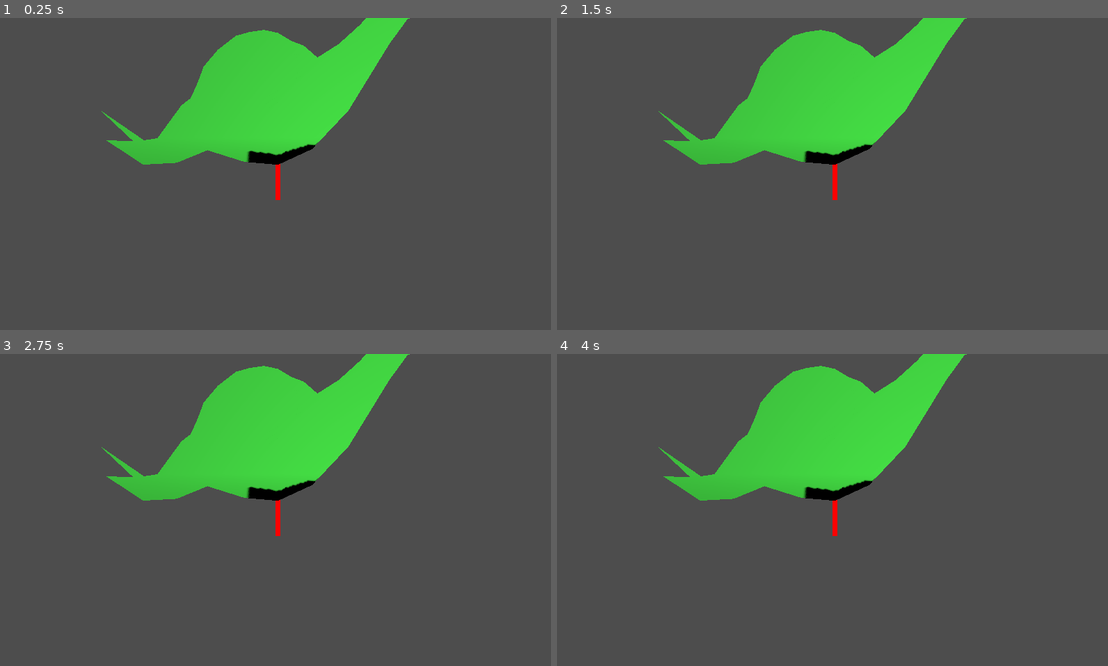
Above: before the commit, frames 1-4 (two rows, left to right).
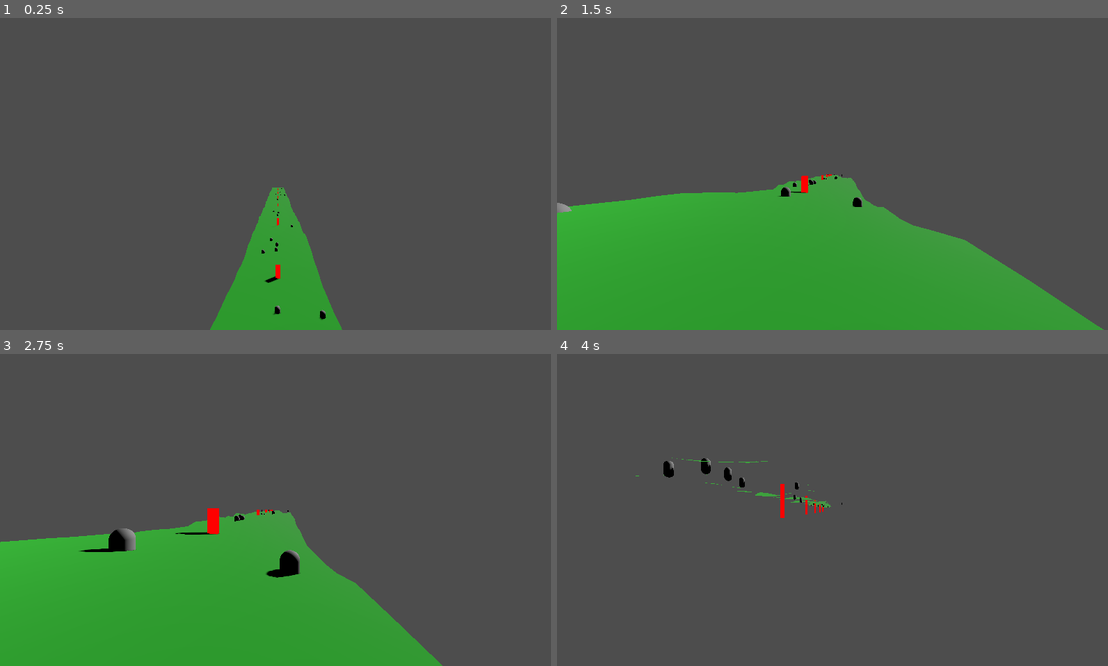
Above: after the commit, the same moments.

Repository: dorrajem/global-game-jam-2026
Game: Godot game, scene res://main.tscn
Two runs of this game, one before a commit and one after it. Both use one fixed random seed, a clock stepped at 60 frames per second and the inputs below.
Inputs:
- Up to frame 1 (0.25 s): no input
- Up to frame 2 (1.5 s): hold D (move_right) 0.53-1.28 s; hold A (move_left) from 1.28 s (still down)
- Up to frame 3 (2.75 s): release A (move_left) at 2.03 s; hold D (move_right) from 2.03 s (still down)
- Up to frame 4 (4 s): release D (move_right) at 3.53 s; hold A (move_left) from 3.53 s (still down)

The runs differ from the first frame. In frame 1, 19% of the frame differs, in the area x 18-75%, y 0-100%; in frame 2, 47%, in the area x 0-100%, y 0-100%; in frame 3, 42%; in frame 4, 13%.

Commit message:
first merge works!

Diff:
--- a/Player/Player.tscn
+++ b/Player/Player.tscn
@@ -16,3 +16,4 @@
 shape = SubResource("SphereShape3D_0rwas")
 
 [node name="Camera3D" type="Camera3D" parent="." unique_id=1070624646]
+transform = Transform3D(-1, 0, -8.742278e-08, 0, 1, 0, 8.742278e-08, 0, -1, 0, 2, 0)
--- a/Player/player_movement.gd
+++ b/Player/player_movement.gd
@@ -77,13 +77,13 @@
 
 func _handle_normal_movement(delta: float):
 	# Constant forward movement
-	velocity.z = -forward_speed
+	velocity.z = forward_speed
 
 	# Get input for lateral movement
 	var input_dir: float = 0.0
+	if Input.is_action_pressed("move_right"):
+		input_dir -= 1.0
 	if Input.is_action_pressed("move_left"):
-		input_dir -= 1.0
-	if Input.is_action_pressed("move_right"):
 		input_dir += 1.0
 
 	# Apply momentum-based lateral movement
--- a/enemies/enemy.tscn
+++ b/enemies/enemy.tscn
@@ -1,12 +1,12 @@
 [gd_scene format=3 uid="uid://vjfllgvprsx7"]
 
-[ext_resource type="Script" uid="uid://cr75ru314ehna" path="res://enemy.gd" id="1_7k104"]
+[ext_resource type="Script" uid="uid://cr75ru314ehna" path="res://enemies/enemy.gd" id="1_7k104"]
 
 [sub_resource type="CapsuleShape3D" id="CapsuleShape3D_4gyqm"]
 
 [sub_resource type="CapsuleMesh" id="CapsuleMesh_7k104"]
 
-[node name="enemy" type="CharacterBody3D" unique_id=1937625786]
+[node name="enemy" type="CharacterBody3D" unique_id=1937625786 groups=["enemy"]]
 script = ExtResource("1_7k104")
 
 [node name="CollisionShape3D" type="CollisionShape3D" parent="." unique_id=1823051974]
--- a/main.tscn
+++ b/main.tscn
@@ -1,22 +1,13 @@
 [gd_scene format=3 uid="uid://bongv1ujfib42"]
 
 [ext_resource type="Script" uid="uid://e7ir03kjeff4" path="res://terrain_generation/terrain_generator.gd" id="1_ig7tw"]
+[ext_resource type="PackedScene" uid="uid://vjfllgvprsx7" path="res://enemies/enemy.tscn" id="2_0xm2m"]
+[ext_resource type="PackedScene" uid="uid://yf73o37w4kv7" path="res://player/player.tscn" id="3_h2yge"]
 
 [node name="Main" type="Node3D" unique_id=46566031]
 
-[node name="TerrainGenerator" type="Node3D" parent="." unique_id=1212191561]
-script = ExtResource("1_ig7tw")
-metadata/_custom_type_script = "uid://e7ir03kjeff4"
-
-[node name="Player (CharacterBody3D)s" type="Node3D" parent="." unique_id=1930010276 groups=["player"]]
-transform = Transform3D(1, 0, 0, 0, 1, 0, 0, 0, 1, 0, 5, 0)
-
-[node name="Collision" type="Node" parent="Player (CharacterBody3D)s" unique_id=1803262382]
-
-[node name="Mesh" type="Node" parent="Player (CharacterBody3D)s" unique_id=695113165]
-
-[node name="Camera3D" type="Camera3D" parent="Player (CharacterBody3D)s" unique_id=258427171]
-transform = Transform3D(1, 0, 0, 0, 0.9848077, 0.17364818, 0, -0.17364818, 0.9848077, 0, 3, -8)
+[node name="Player" parent="." unique_id=1286140647 instance=ExtResource("3_h2yge")]
+transform = Transform3D(1, 0, 0, 0, 1, 0, 0, 0, 1, 0, 25, 0)
 
 [node name="TargetingSystem (Node3D)s" type="Node" parent="." unique_id=1123812943]
 
@@ -45,3 +36,9 @@
 [node name="FinalScoreLabel" type="Node" parent="UI (CanvasLayer)s/GameOverPanel (Panel)/VBoxContainer" unique_id=1233458346]
 
 [node name="RestartButton" type="Node" parent="UI (CanvasLayer)s/GameOverPanel (Panel)/VBoxContainer" unique_id=73203851]
+
+[node name="TerrainGenerator" type="Node3D" parent="." unique_id=873277094]
+script = ExtResource("1_ig7tw")
+max_height = 5.0
+enemy_scenes = Array[PackedScene]([ExtResource("2_0xm2m")])
+metadata/_custom_type_script = "uid://e7ir03kjeff4"
--- a/terrain_generation/terrain_generator.gd
+++ b/terrain_generation/terrain_generator.gd
@@ -1,4 +1,4 @@
-#@tool
+@tool
 class_name TerrainGenerator
 extends Node3D
 
